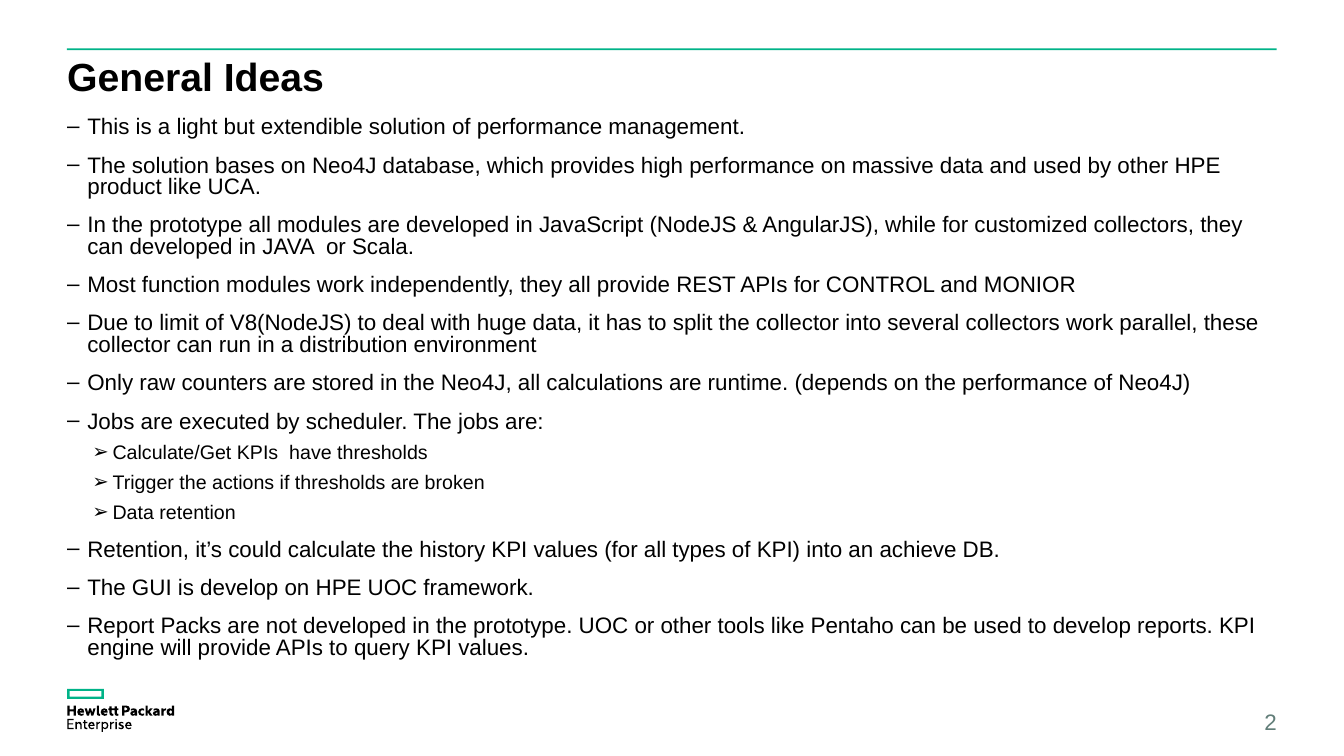
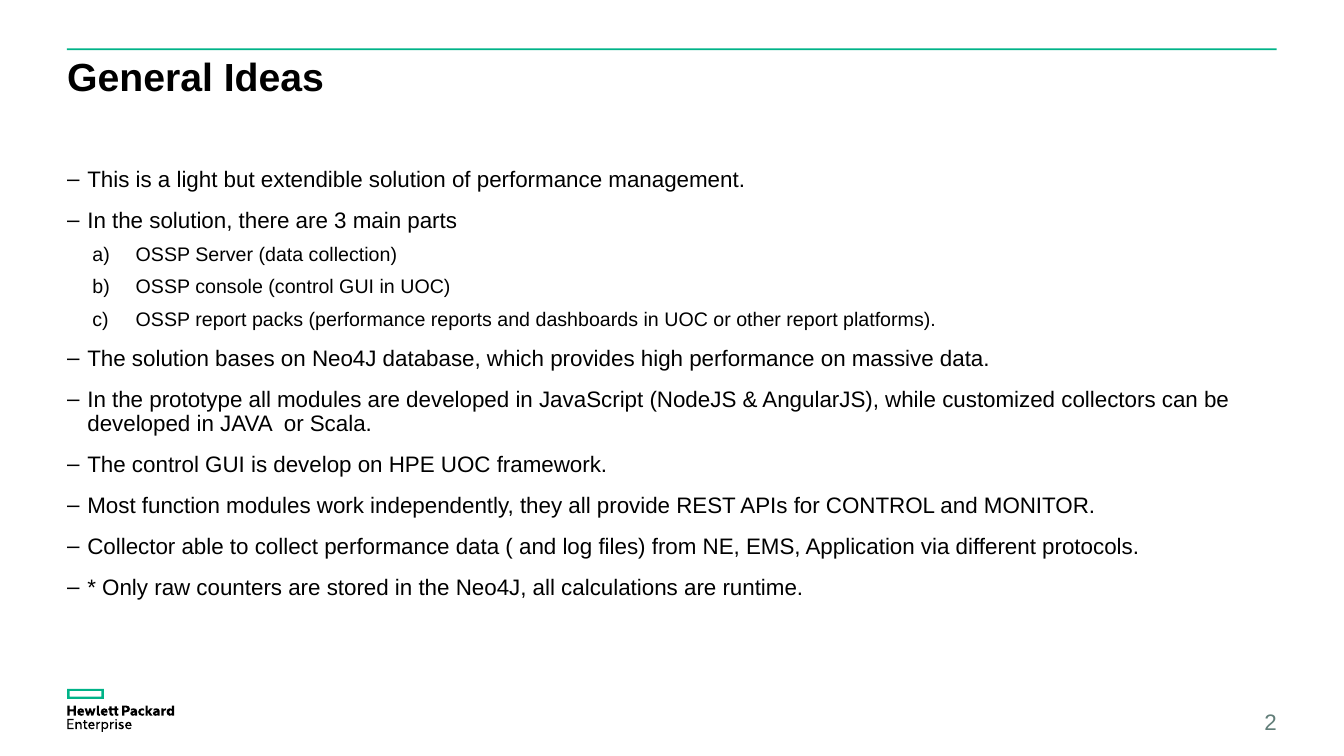
Before and after one commit to yzgang76/MPM, a slide deck: slide 2 of doc/OSSP V2.pptx. Drawn at 1344x756 pixels with LibreOffice and Linux fonts; fonts in the diff are those of the drawing. Boxes give left, top, right and bottom in pixels: in the first picture for what was removed or moved away, otherwise in the second. Text is boxed around its words. In the diff, an @@ line names an element or a change of style, - is before the commit and + after.

Commit message:
ossp

```diff
--- a/doc/OSSP V2.pptx
+++ b/doc/OSSP V2.pptx
@@ text "This is a light but ...": place and size @@
-text "This is a light but ..." at <box>87,117,1259,660</box>
+text "This is a light but ..." at <box>87,170,1229,600</box>
@@ text at <box>87,170,745,192</box>: line spacing 0.8 to 0.9 @@
@@ text at <box>87,211,1229,600</box>: text changed @@
-– The solution bases on Neo4J database, which provides high performance on massive data and used by other HPE product like UCA.
-– In the prototype all modules are developed in JavaScript (NodeJS & AngularJS), while for customized collectors, they can developed in JAVA or Scala.
-– Most function modules work independently, they all provide REST APIs for CONTROL and MONIOR
-– Due to limit of V8(NodeJS) to deal with huge data, it has to split the collector into several collectors work parallel, these collector can run in a distribution environment
-– Only raw counters are stored in the Neo4J, all calculations are runtime. (depends on the performance of Neo4J)
-– Jobs are executed by scheduler. The jobs are:
-  ➢ Calculate/Get KPIs have thresholds
-  ➢ Trigger the actions if thresholds are broken
-  ➢ Data retention
-– Retention, it’s could calculate the history KPI values (for all types of KPI) into an achieve DB.
-– The GUI is develop on HPE UOC framework.
-– Report Packs are not developed in the prototype. UOC or other tools like Pentaho can be used to develop reports. KPI engine will provide APIs to query KPI values.
+– In the solution, there are 3 main parts
+  a) OSSP Server (data collection)
+  b) OSSP console (control GUI in UOC)
+  c) OSSP report packs (performance reports and dashboards in UOC or other report platforms).
+– The solution bases on Neo4J database, which provides high performance on massive data.
+– In the prototype all modules are developed in JavaScript (NodeJS & AngularJS), while customized collectors can be developed in JAVA or Scala.
+– The control GUI is develop on HPE UOC framework.
+– Most function modules work independently, they all provide REST APIs for CONTROL and MONITOR.
+– Collector able to collect performance data ( and log files) from NE, EMS, Application via different protocols.
+– * Only raw counters are stored in the Neo4J, all calculations are runtime.
```
Also in this commit, not shown: 4 other slides changed, 6 slides added.
